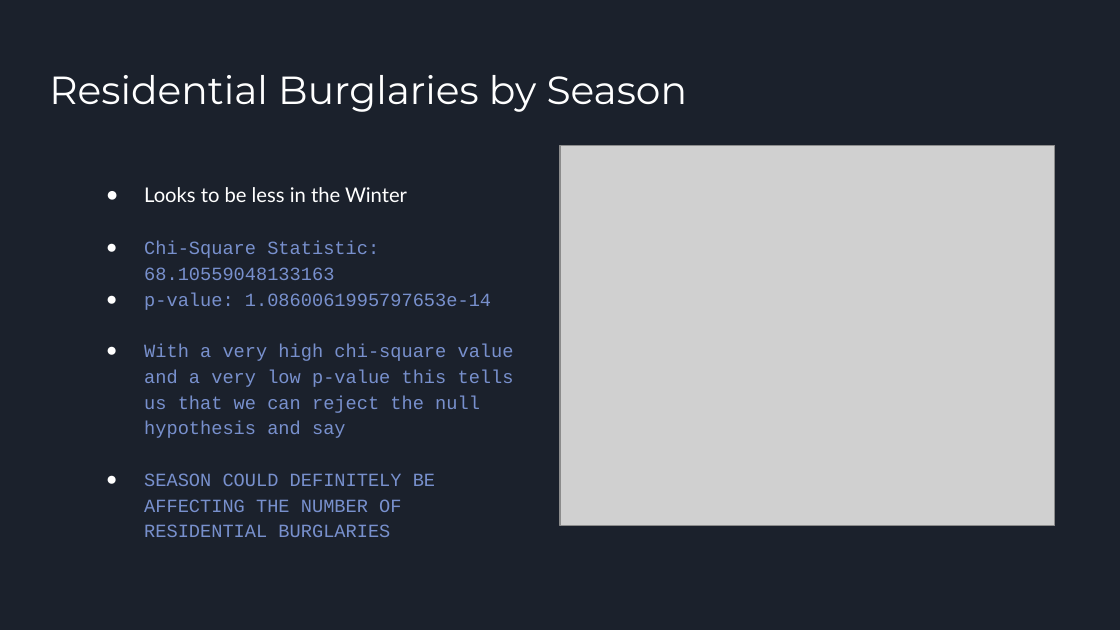
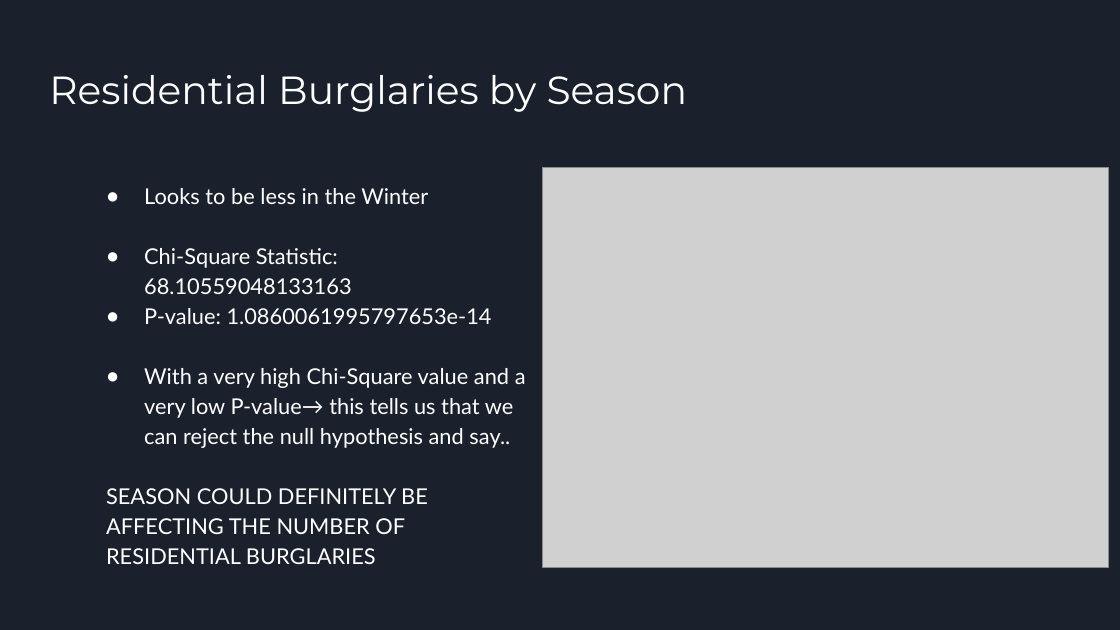
Before and after one commit to oddtexan/Project-1, a slide deck: slide 5 of Project 1 Presentation Final.pptx. Drawn at 1120x630 pixels with LibreOffice and Linux fonts; fonts in the diff are those of the drawing; grey boxes stand for pictures. Boxes give left, top, right and bottom in pixels: in the first picture for what was removed or moved away, otherwise in the second. Text is boxed around its words. In the diff, an @@ line names an element or a change of style, - is before the commit and + after.

```diff
--- a/Project 1 Presentation Final.pptx
+++ b/Project 1 Presentation Final.pptx
@@ picture: place and size @@
-picture at bbox=[560, 146, 1055, 526]
+picture at bbox=[542, 168, 1109, 568]
@@ text at bbox=[106, 188, 428, 564]: size 13 to 14 pt in "Looks to be less in the Winter"; size 12 to 14 pt, font Courier New to Lato, text colour #7890CD to #FFFFFF in "Chi-Square Statistic: 68.10559048133163", "SEASON COULD DEFINITELY BE AFFECTING THE NUMBER ..."; bullet ● to none @@
@@ text at bbox=[144, 308, 526, 448]: text changed; size 12 to 14 pt; font Courier New to Lato; text colour #7890CD to #FFFFFF @@
-● p-value: 1.0860061995797653e-14
-● With a very high chi-square value and a very low p-value this tells us that we can reject the null hypothesis and say
+● P-value: 1.0860061995797653e-14
+● With a very high Chi-Square value and a very low P-value→ this tells us that we can reject the null hypothesis and say..
```
Also in this commit, not shown: 6 other slides changed, 1 other file.
